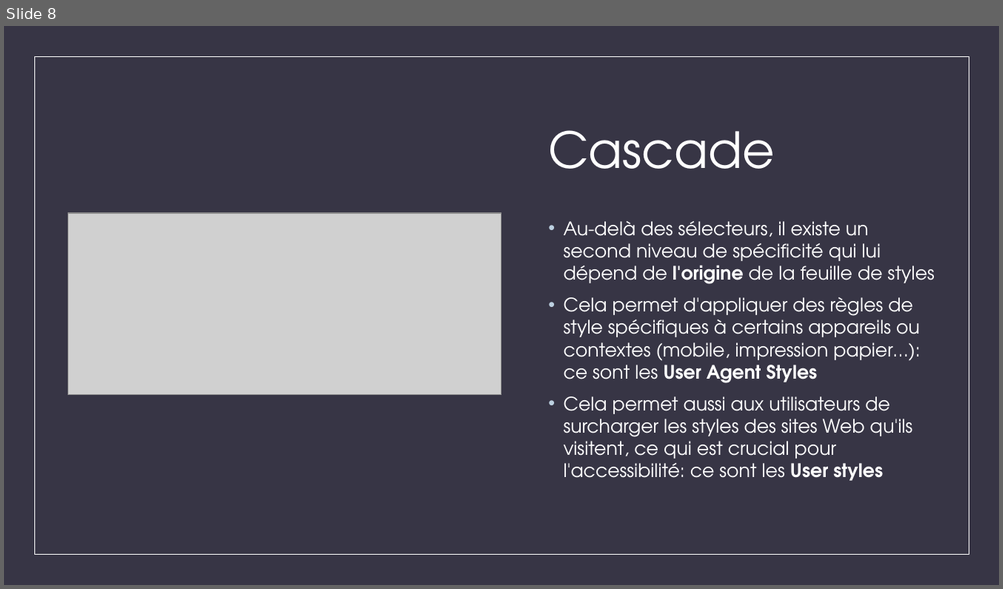
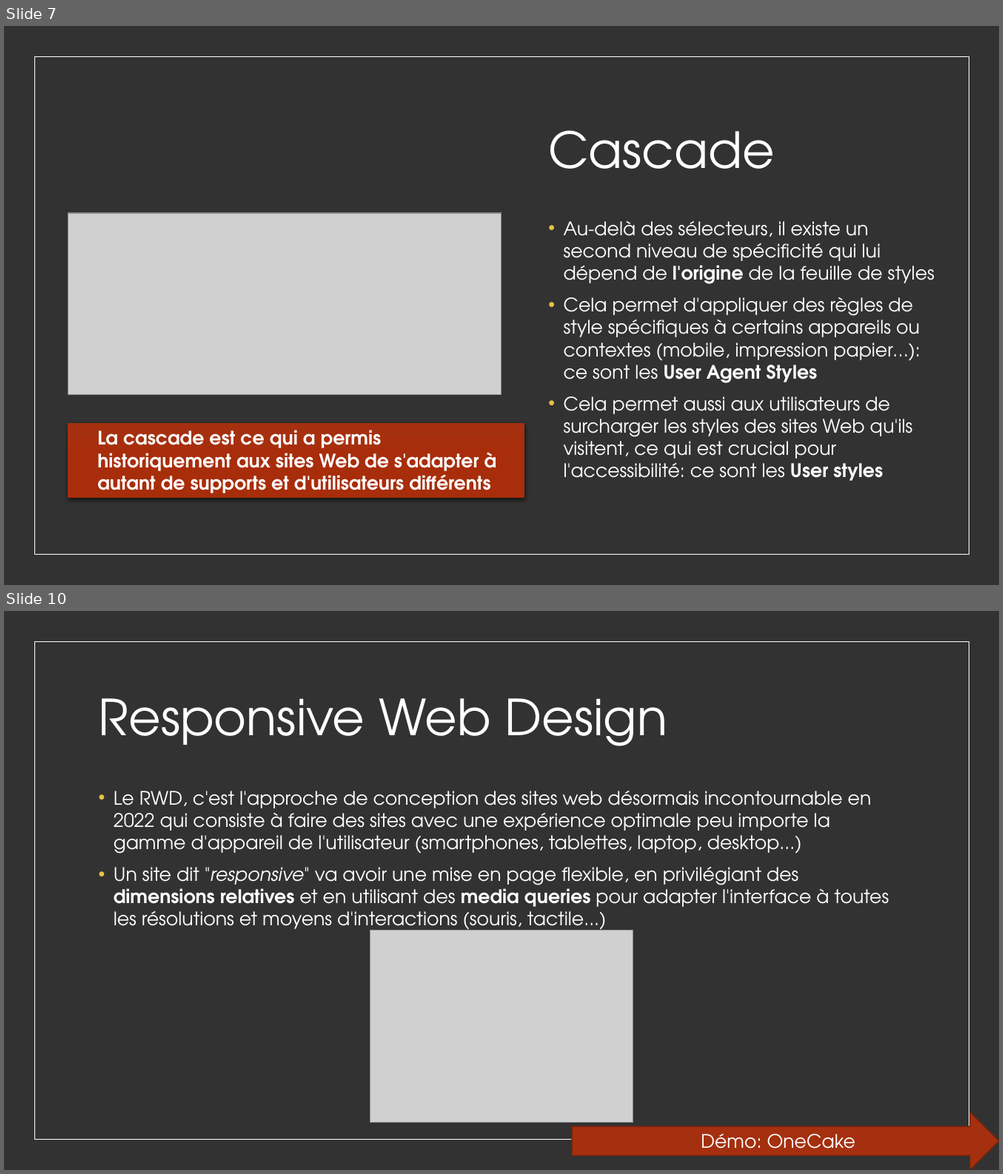
Before and after one commit to worldline/html-css-training, a slide deck: presenter_fr.pptx. Shown one above the other, each under a label of ours: slide 8 before the commit, slides 7 and 10 after it; the slides between them are not shown. The pictures are 1003x589 and 1003x1174 pixels, drawn with LibreOffice and Linux fonts; fonts in the diff are those of the drawing; grey boxes stand for pictures. Boxes give left, top, right and bottom in pixels: in the first picture for what was removed or moved away, otherwise in the second. Text is boxed around its words. In the diff, an @@ line names an element or a change of style, - is before the commit and + after.

```diff
--- a/presenter_fr.pptx
+++ b/presenter_fr.pptx
@@ slide 10 added at [4, 611, 999, 1170], background #323232; not listed: 1 template element that a slide beside it also shows @@
@@ title added at [99, 698, 667, 746], 48 pt, text #FFFFFF @@
+Responsive Web Design
@@ text added at [114, 791, 889, 934], 18 pt, text #FFFFFF @@
+• Le RWD, c'est l'approche de conception des sites web désormais incontournable en 2022 qui consiste à faire des sites avec une expérience optimale peu importe la gamme d'appareil de l'utilisateur (smartphones, tablettes, laptop, desktop...)
+• Un site dit "responsive" va avoir une mise en page flexible, en privilégiant des dimensions relatives et en utilisant des media queries pour adapter l'interface à toutes les résolutions et moyens d'interactions (souris, tactile...)
@@ picture added at [370, 931, 633, 1123] @@
@@ right arrow added at [572, 1113, 999, 1170], fill #A5300F, outline #7A240B 1 pt, 18 pt, text #FFFFFF @@
+Démo: OneCake
@@ what was slide 8 is now slide 7 @@
@@ slide 7 changed as well @@
@@ background #373545 to #323232 @@
@@ text "Au-delà des sélecteurs, il existe ..." at [563, 221, 934, 481]: bullet colour #BCD0E0 to #E5C243 @@
@@ rectangle added at [68, 423, 525, 498], fill gradient #A5300F to #A82E0B to #A72D0B, 18 pt, text #FFFFFF, bold @@
+  La cascade est ce qui a permis historiquement aux sites Web de s'adapter à autant de supports et d'utilisateurs différents
```
Also in this commit, not shown: 6 other slides changed, 4 other slides added, 1 slide removed, 3 other files.
